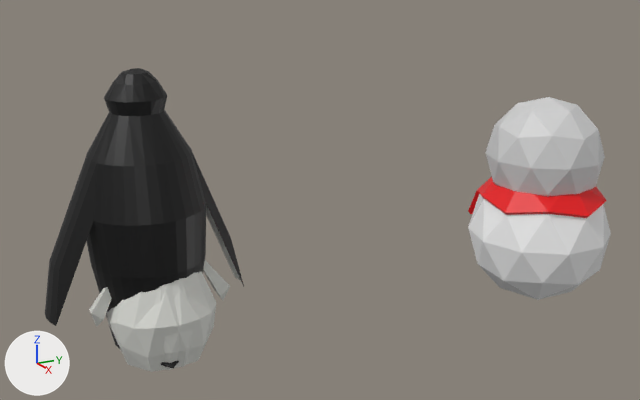
One commit to the Blender file src/models/defaultP.blend: the scene before it, then after it.
Before and after are seen from a 50 mm lens placed at (6.64, -2.01, 3.48), pointed at (-0.18, 1.63, 1.1). Every picture has the same lights, and +X, +Y and +Z are marked at lower left.
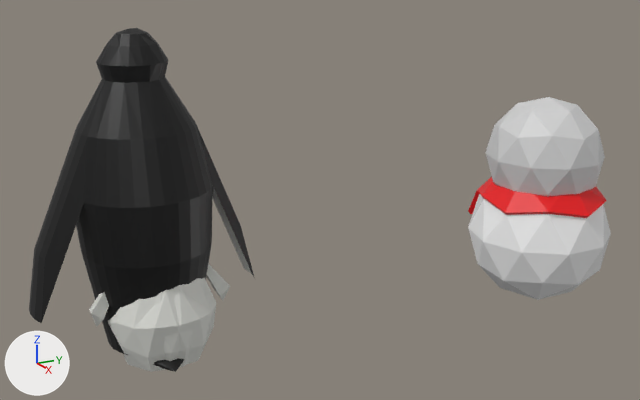
Boxes [x1, y1, x2, y2] around the edits, measured in the pictures (640 x 400 px):
```json
{"object": "Cylinder", "change": "moved, rescaled", "before": [45, 68, 244, 368], "after": [29, 28, 255, 372], "on screen": "14% wider, 15% taller"}
```

Edits to the scene script, one JSON object a line:
```json
{"op": "set", "path": "ob_cylinder.location", "old": "(0.0, 0.0, 0.442)", "new": "(0.0, 0.0, 0.487)"}
{"op": "set", "path": "ob_cylinder.scale", "old": "(0.42, 0.42, 0.42)", "new": "(0.476, 0.476, 0.476)"}
```
